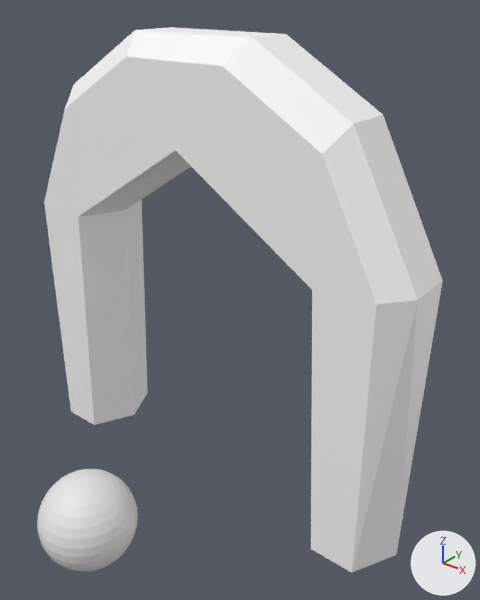
An edit to the Blender file BlenderModels/StandardPortalFrame.blend, drawn before and after from the same camera.
One viewpoint serves both versions: a camera (50 mm lens) standing at (4.43, -5.06, 5.48) and looking at (0.7, -0.39, 2.59). Lighting does not change. The marker at lower right points along +X, +Y and +Z. The picture after the commit comes second.

The scene before the commit, as lines of its bpy script (objects in view):
```python
me_cube_002 = bpy.data.meshes.new('Cube.002')
me_cube_002.from_pydata(...)  # 45 vertices, 53 faces; spans x -2.5..2.5, y -0.5..0.5, z 0.0..5.02
me_cube_002.materials.append(mat_material_001)  # white #ffffff
me_sphere = bpy.data.meshes.new('Sphere')
me_sphere.from_pydata(...)  # a UV sphere (32 segments, 16 rings, poles along z) spanning x -0.5..0.5, y -0.5..0.5, z 0.0..1.0
ob_playerreference = bpy.data.objects.new('PlayerReference', me_sphere)
ob_playerreference.location = (0.0, -2.0, 0.0)
ob_portalframe = bpy.data.objects.new('PortalFrame', me_cube_002)
ob_portalframe.location = (0.0, 0.0, 0.0)
```
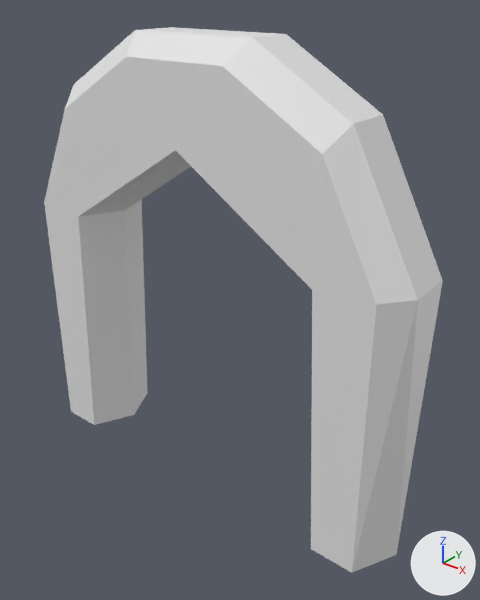
Edits to the scene script, one JSON object a line:
```json
{"block": "me_cube_002", "where": "me_cube_002.from_pydata(...)  # 45 vertices, 53 faces; spans x -2.5..2.5, y -0.5..0.5, z 0.0..5.02"}
{"block": "me_cube_002", "where": "# used by ob_portalframe; location = (0.0, 0.0, 0.0)"}
{"block": "me_cube_002", "change": "me_cube_002 part 1"}
{"block": "me_cube_002", "change": "12 faces are deleted"}
{"block": "me_cube_002", "change": "12 new faces join them"}
{"block": "me_cube_002", "change": "me_cube_002 part 2: 53 faces spanning x -2.5..2.5, y -0.5..0.5, z 0.0..5.02 switch from mat_material_001 (white #ffffff) to no material"}
{"op": "remove", "block": "ob_playerreference", "code": ["ob_playerreference = bpy.data.objects.new('PlayerReference', me_sphere)", "ob_playerreference.location = (0.0, -2.0, 0.0)"]}
```

Where the change shows, as pixel boxes [x1, y1, x2, y2] in the pictures (480 x 600 px; the box of a moved part takes in the faces that stretch with it):
```json
{"object": "PlayerReference", "change": "deleted", "before": [37, 469, 138, 572]}
{"part": 1, "of": "me_cube_002", "change": "moved or reshaped", "before": [44, 30, 418, 305], "after": [44, 30, 418, 305]}
{"part": 2, "of": "me_cube_002", "change": "recoloured", "before": [44, 27, 443, 573], "after": [44, 27, 443, 573]}
```
